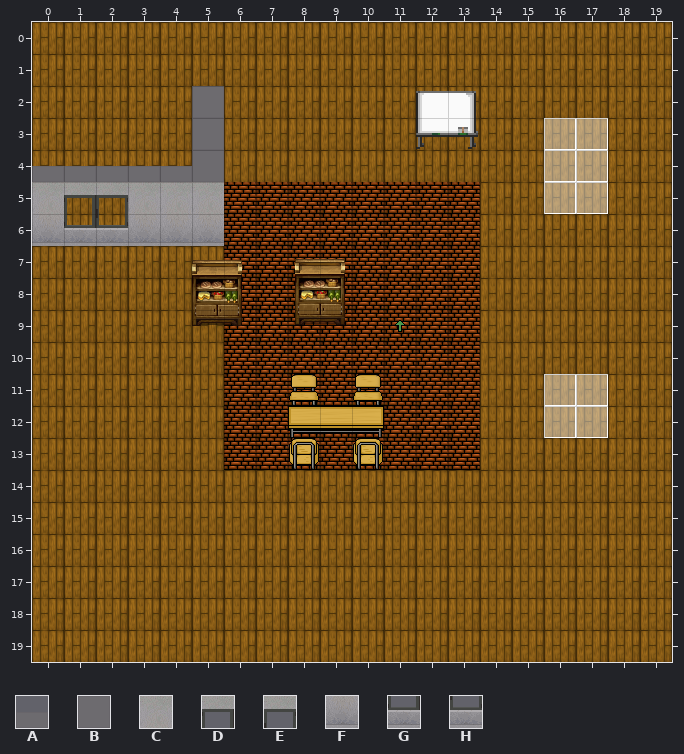
A Tiled map (JSON) gets an edit: api/static/maps/default_map.json. Above: the version before the commit.
Cells are 32x32 px. Shown: x 0..19, y 0..19.
Key: from "Deti": A 0, B 1, C 5, D 8, E 9, F 10, G 13, H 14.
_ is an empty cell.
Layers that did not change in this view are not listed.
Layer "__Collision" before, first column x 0:
 0 ____________________
 1 ____________________
 2 _____B______________
 3 _____B______________
 4 _____B______________
 5 CDECCC______________
 6 FGHFFF______________
 7 ____________________
 8 ____________________
 9 ____________________
10 ____________________
11 ____________________
12 ____________________
13 ____________________
14 ____________________
15 ____________________
16 ____________________
17 ____________________
18 ____________________
19 ____________________
Once edited:
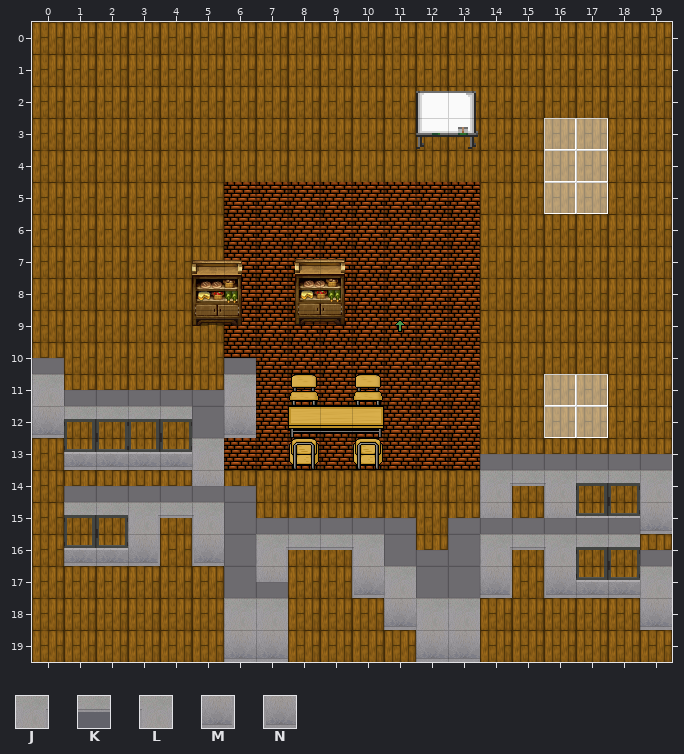
Further tiles: from "Rough White": J 3, K 4, L 5, M 10, N 12.
Change:
Changed rows in their new state; . is an unchanged cell.
Layer "__Collision":
first column x 0:
 2 ....._
 3 ....._
 4 ....._
 5 ______
 6 ______
first column x 0:
11 C.....C.............
12 FDEDEBF.............
13 .GHGHC..............
14 .....F........J.LDEC
15 .DEJ.LB.......M.NGHF
16 .GHM.NBJ..LB.BJ.LDE.
17 ......BM..NCBBM.NGHC
18 ......CC...FCC.....F
19 ......FF....FF......
Layer "__Float":
first column x 0:
 4 _____
first column x 0:
10 A.....A.............
11 .AAAAA..............
13 ..............AAAAAA
14 .AAAAAA........K....
15 ....K..AAAAA.AAAAAA.
16 ........KK..A..K...A
17 .......A............
